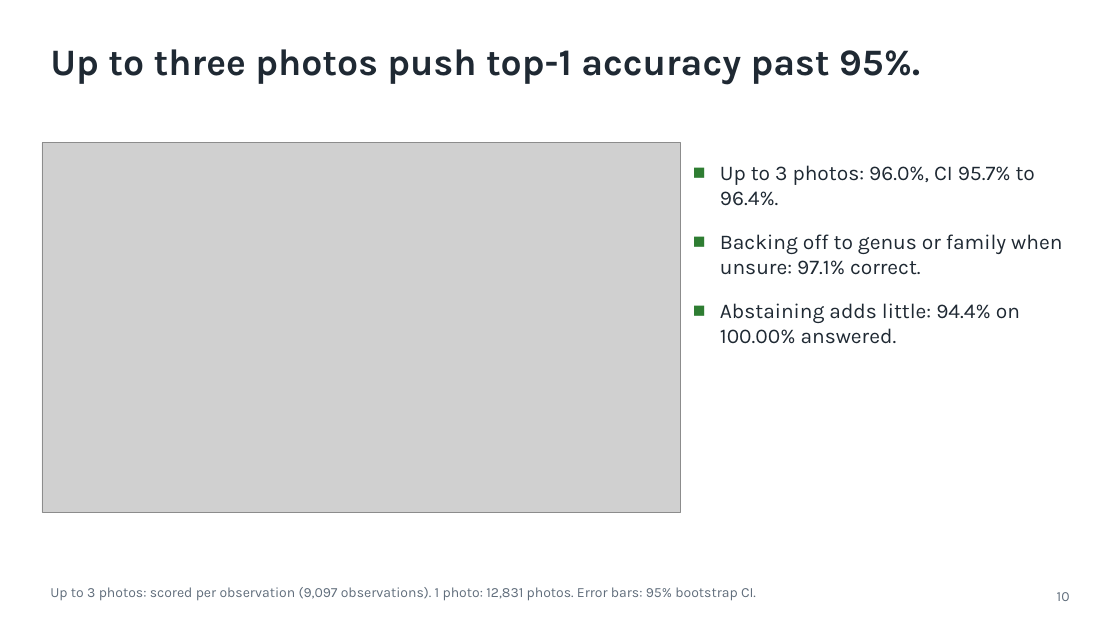
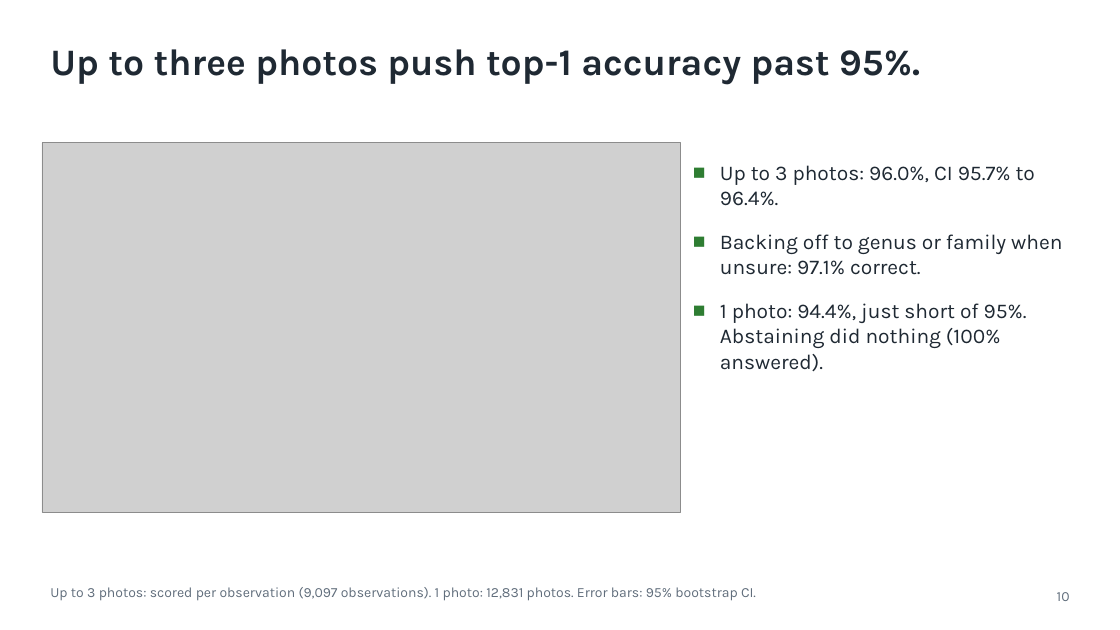
Before and after one commit to shadowBit01/Plant-Classifier-model, a slide deck: slide 10 of pitch/VanaLens.pptx. Drawn at 1120x630 pixels with LibreOffice and Linux fonts; fonts in the diff are those of the drawing; grey boxes stand for pictures. Boxes give left, top, right and bottom in pixels: in the first picture for what was removed or moved away, otherwise in the second. Text is boxed around its words. In the diff, an @@ line names an element or a change of style, - is before the commit and + after.

```diff
--- a/pitch/VanaLens.pptx
+++ b/pitch/VanaLens.pptx
@@ text at bbox=[720, 303, 1027, 371]: text changed @@
-■ Abstaining adds little: 94.4% on 100.00% answered.
+■ 1 photo: 94.4%, just short of 95%. Abstaining did nothing (100% answered).
```
Also in this commit, not shown: 13 other slides changed, 28 other files.
